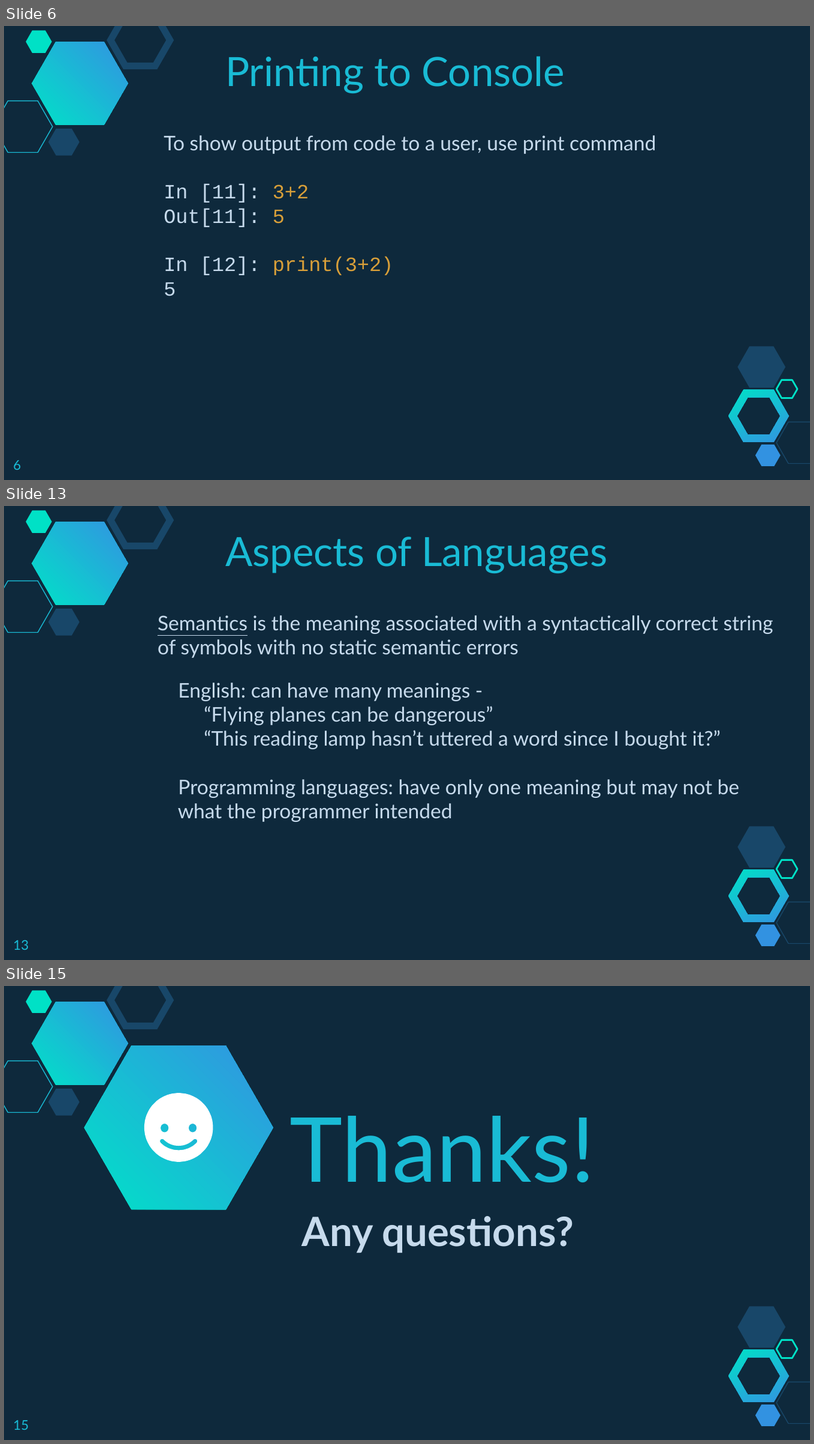
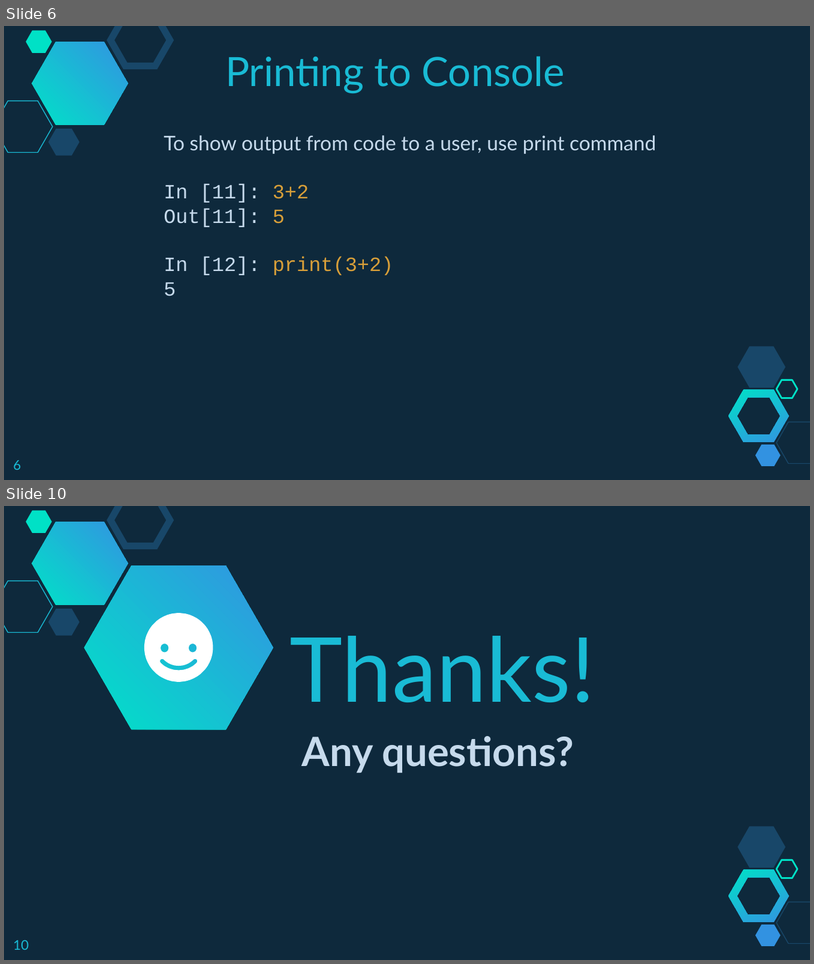
Before and after one commit to branhoff/python_class_101, a slide deck: lecture_slides/2_Python Lesson 2 - Programs.pptx. Shown one above the other, each under a label of ours: slides 6, 13 and 15 before the commit, slides 6 and 10 after it; the slides between them are not shown. The pictures are 814x1444 and 814x964 pixels, drawn with LibreOffice and Linux fonts; fonts in the diff are those of the drawing. Boxes give left, top, right and bottom in pixels: in the first picture for what was removed or moved away, otherwise in the second. Text is boxed around its words. In the diff, an @@ line names an element or a change of style, - is before the commit and + after.

```diff
--- a/lecture_slides/2_Python Lesson 2 - Programs.pptx
+++ b/lecture_slides/2_Python Lesson 2 - Programs.pptx
@@ slide 13 removed at box(4, 506, 810, 960), background #0E293C; not listed: 10 template elements that a slide beside it also shows @@
@@ text removed at box(225, 537, 608, 573) @@
-Aspects of Languages
@@ text removed at box(158, 615, 774, 822) @@
-Semantics is the meaning associated with a syntactically correct string of symbols with no static semantic errors
-English: can have many meanings -
-“Flying planes can be dangerous”
-“This reading lamp hasn’t uttered a word since I bought it?”
-Programming languages: have only one meaning but may not be
-what the programmer intended
@@ page number removed at box(13, 940, 29, 949) @@
-13
@@ what was slide 15 is now slide 10 @@
@@ page number at box(13, 940, 29, 949): text changed @@
-15
+10
```
Also in this commit, not shown: 1 slide changed, 4 other slides removed, 2 other files.
